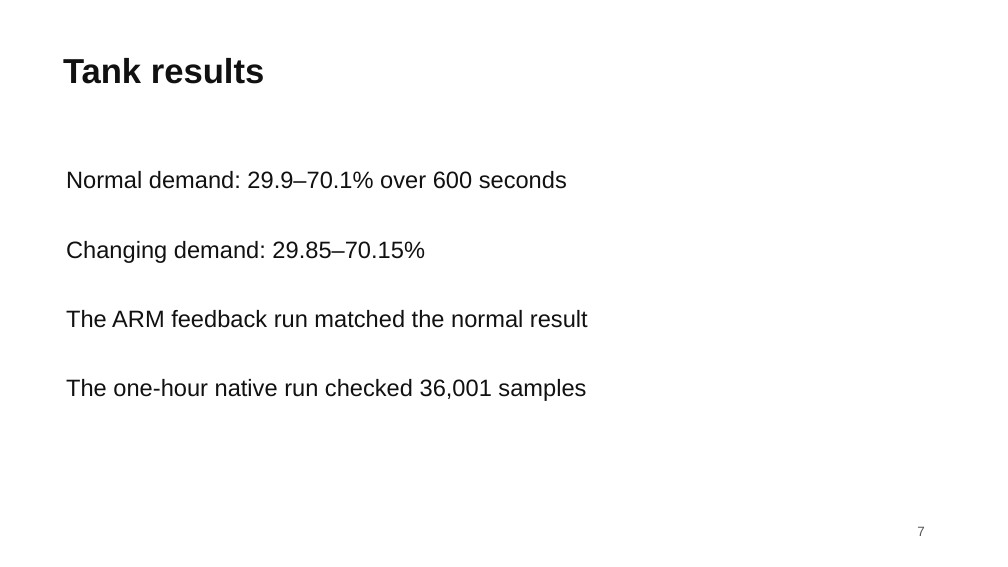
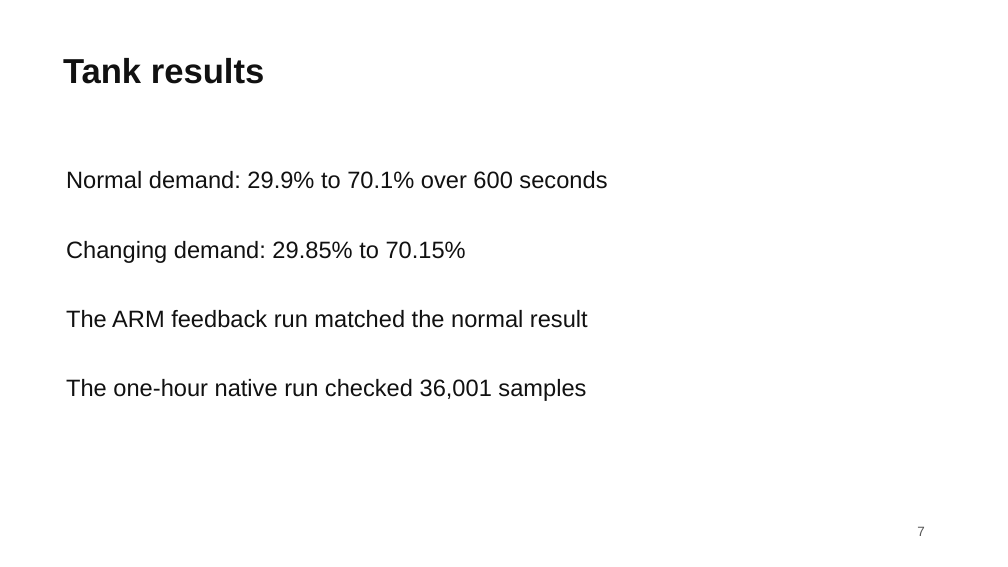
Before and after one commit to grandAdmiralThrawn777/3240BigProject, a slide deck: slide 7 of submissions/2026-12-final-presentation/Final_Presentation_Finley_Burns.pptx. Drawn at 1008x567 pixels with LibreOffice and Linux fonts; fonts in the diff are those of the drawing. Boxes give left, top, right and bottom in pixels: in the first picture for what was removed or moved away, otherwise in the second. Text is boxed around its words. In the diff, an @@ line names an element or a change of style, - is before the commit and + after.

```diff
--- a/submissions/2026-12-final-presentation/Final_Presentation_Finley_Burns.pptx
+++ b/submissions/2026-12-final-presentation/Final_Presentation_Finley_Burns.pptx
@@ text at (x1=66, y1=171, x2=607, y2=189): text changed @@
-Normal demand: 29.9–70.1% over 600 seconds
+Normal demand: 29.9% to 70.1% over 600 seconds
@@ text at (x1=66, y1=241, x2=466, y2=263): text changed @@
-Changing demand: 29.85–70.15%
+Changing demand: 29.85% to 70.15%
```
Also in this commit, not shown: 1 other slide changed, 21 other files.
